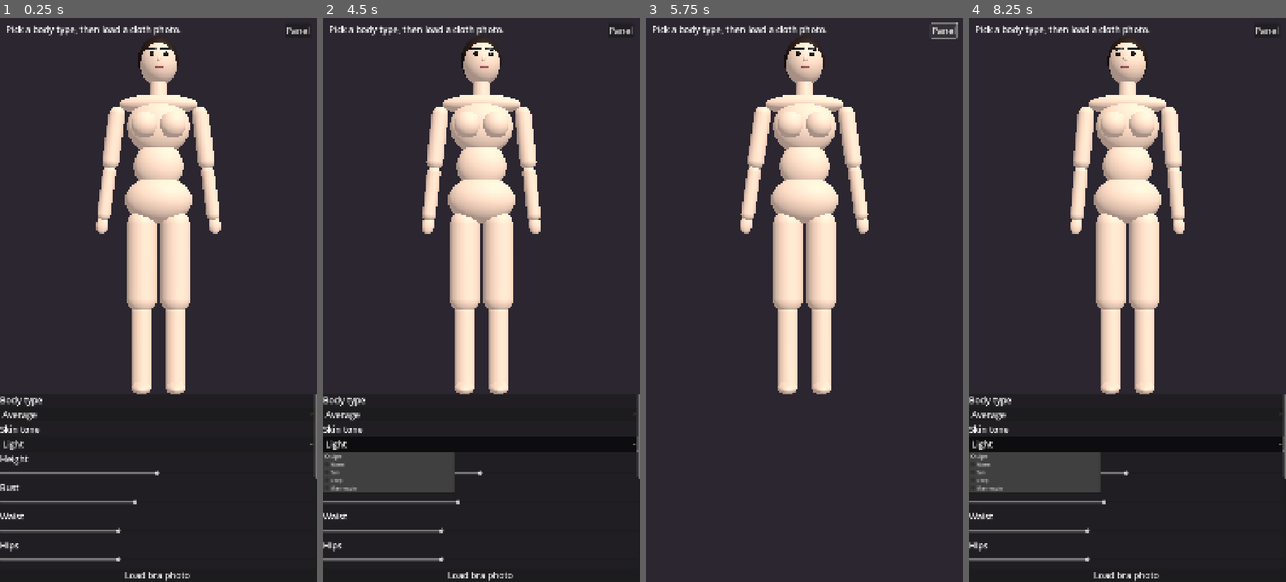
Above: before the commit, frames 1-4 (left to right).
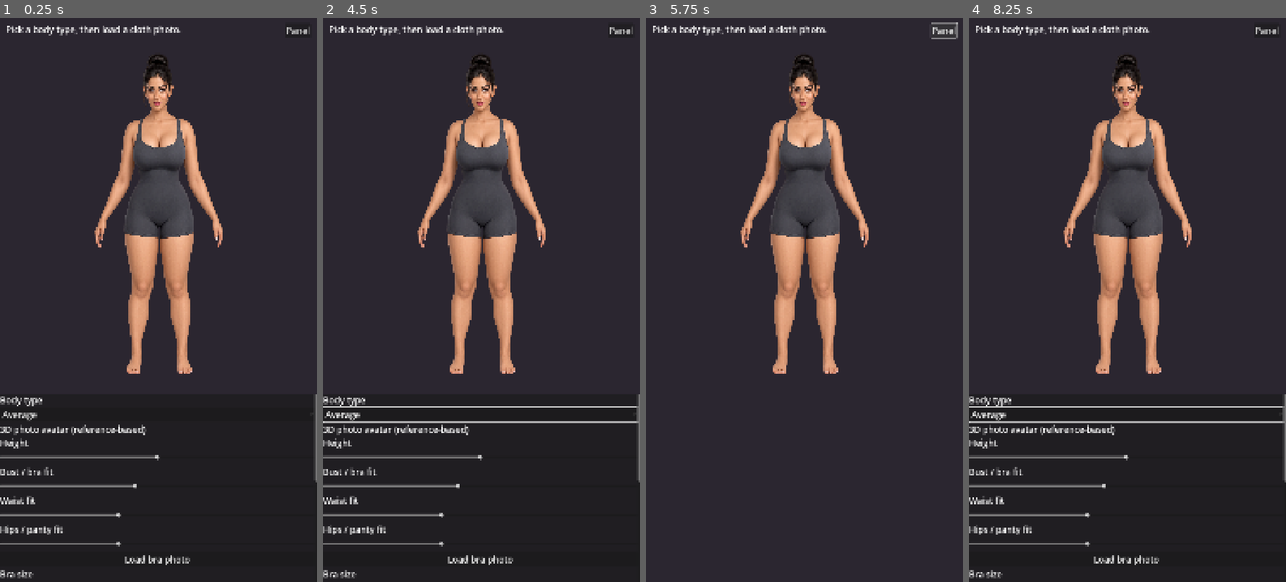
Above: after the commit, the same moments.

Repository: asiangirlzga/tryon
Game: Godot game, scene res://main.tscn
Same seed, same stepped clock (60 frames per second), same inputs: the game is played once before the commit and once after it.
Inputs (mouse positions are in pixels of both pictures, inside the frame that each line leads up to):
- Up to frame 1 (0.25 s): no input
- Up to frame 2 (4.5 s): click (481, 446) at 0.5 s, where only the run before the commit has a clickable "Light"; click "Panel" at 1.25 s; click "Panel" at 2 s; click "Average" at 2.75 s; click "Average" at 3.5 s; click (481, 446) at 4.25 s, where only the run before the commit has a clickable "Light"
- Up to frame 3 (5.75 s): click "Panel" at 5 s
- Up to frame 4 (8.25 s): move the mouse to (1197, 271) at 5.77 s; tap Enter at 6.5 s; move the mouse to (1064, 328) at 6.52 s; click "Average" at 7.25 s; click (1127, 446) at 8 s, where only the run before the commit has a clickable "Light"

The runs differ from the first frame. In frame 1, 16% of the frame differs, in the area x 0-100%, y 4-100%; in frame 2, 18%; in frame 3, 13%; in frame 4, 18%.

Commit message:
Add files via upload

Diff:
--- a/main.gd
+++ b/main.gd
@@ -15,27 +15,12 @@
 const SLOTS := ["bra", "panty"]
 const MAX_SIDE := 400
 
-var skins := {
-	"Light": Color("e8c9b0"),
-	"Warm": Color("d9a982"),
-	"Tan": Color("b9845c"),
-	"Deep": Color("7a4e35"),
-	"Mannequin": Color("d8d2cc"),
-}
+const AVATAR_TEXTURE_PATH := "res://assets/avatar_3d.png"
 
 # scene parts
 var figure: Node3D
 var cam: Camera3D
-var body_mat: StandardMaterial3D
-var bust_l: MeshInstance3D
-var bust_r: MeshInstance3D
-var waist_n: MeshInstance3D
-var hips_n: MeshInstance3D
-var thigh_l: Node3D
-var thigh_r: Node3D
-var arm_l: Node3D
-var arm_r: Node3D
-var head_n: Node3D
+var avatar_sprite: MeshInstance3D
 
 # shape state
 var height_k := 1.0
@@ -129,91 +114,31 @@
 
 
 func build_mannequin() -> void:
+	# Transparent image-based avatar displayed on a 3D quad.
 	figure = Node3D.new()
 	add_child(figure)
-	body_mat = mat(skins["Light"], 0.65)
-	var hair_mat := mat(Color("241915"), 0.5)
-	var dark := mat(Color("15110f"), 0.4)
-	var lip := mat(Color("a8525a"), 0.5)
-
-	# torso (smooth, featureless, like a dress form)
-	ell(figure, Vector3(0.16, 0.14, 0.10), Vector3(0, 1.32, 0), body_mat)
-	ell(figure, Vector3(0.20, 0.05, 0.07), Vector3(0, 1.43, 0), body_mat)
-	waist_n = ell(figure, Vector3(0.125, 0.12, 0.085), Vector3(0, 1.12, 0), body_mat)
-	hips_n = ell(figure, Vector3(0.17, 0.12, 0.115), Vector3(0, 0.95, 0), body_mat)
-	bust_l = ell(figure, Vector3(0.065, 0.065, 0.055), Vector3(0.07, 1.31, 0.085), body_mat)
-	bust_r = ell(figure, Vector3(0.065, 0.065, 0.055), Vector3(-0.07, 1.31, 0.085), body_mat)
-
-	# neck
-	var neck := MeshInstance3D.new()
-	var cm := CylinderMesh.new()
-	cm.top_radius = 0.04
-	cm.bottom_radius = 0.045
-	cm.height = 0.12
-	neck.mesh = cm
-	neck.material_override = body_mat
-	neck.position = Vector3(0, 1.5, 0)
-	figure.add_child(neck)
-
-	# head with a simple stylized face
-	head_n = Node3D.new()
-	head_n.position = Vector3(0, 1.64, 0)
-	figure.add_child(head_n)
-	ell(head_n, Vector3(0.095, 0.115, 0.10), Vector3.ZERO, body_mat)
-	ell(head_n, Vector3(0.103, 0.12, 0.108), Vector3(0, 0.017, -0.02), hair_mat)
-	ell(head_n, Vector3(0.05, 0.05, 0.05), Vector3(0, 0.09, -0.09), hair_mat)
-	for s in [-1.0, 1.0]:
-		ell(head_n, Vector3(0.012, 0.012, 0.012), Vector3(0.035 * s, 0.015, 0.092), dark)
-		ell(head_n, Vector3(0.03, 0.005, 0.006), Vector3(0.037 * s, 0.042, 0.09), dark)
-	ell(head_n, Vector3(0.012, 0.014, 0.012), Vector3(0, -0.012, 0.1), body_mat)
-	ell(head_n, Vector3(0.022, 0.006, 0.006), Vector3(0, -0.048, 0.094), lip)
-
-	# arms
-	for s in [-1.0, 1.0]:
-		var arm := Node3D.new()
-		arm.position = Vector3(0.205 * s, 1.42, 0)
-		figure.add_child(arm)
-		limb(arm, 0.042, 0.32, body_mat)
-		var fore := Node3D.new()
-		fore.position = Vector3(0, -0.30, 0)
-		arm.add_child(fore)
-		limb(fore, 0.034, 0.28, body_mat)
-		ell(fore, Vector3(0.03, 0.045, 0.02), Vector3(0, -0.3, 0), body_mat)
-		if s > 0.0:
-			arm_l = arm
-		else:
-			arm_r = arm
-
-	# legs
-	for s in [-1.0, 1.0]:
-		var th := Node3D.new()
-		th.position = Vector3(0.085 * s, 0.9, 0)
-		figure.add_child(th)
-		limb(th, 0.075, 0.52, body_mat)
-		var sh := Node3D.new()
-		sh.position = Vector3(0, -0.46, 0)
-		th.add_child(sh)
-		limb(sh, 0.052, 0.46, body_mat)
-		ell(sh, Vector3(0.05, 0.03, 0.1), Vector3(0, -0.43, 0.04), body_mat)
-		if s > 0.0:
-			thigh_l = th
-		else:
-			thigh_r = th
+	avatar_sprite = MeshInstance3D.new()
+	var avatar_quad := QuadMesh.new()
+	avatar_quad.size = Vector2(0.92, 1.62)
+	avatar_sprite.mesh = avatar_quad
+	var avatar_texture := load(AVATAR_TEXTURE_PATH) as Texture2D
+	var avatar_material := StandardMaterial3D.new()
+	avatar_material.albedo_texture = avatar_texture
+	avatar_material.transparency = BaseMaterial3D.TRANSPARENCY_ALPHA
+	avatar_material.alpha_scissor_threshold = 0.05
+	avatar_material.shading_mode = BaseMaterial3D.SHADING_MODE_UNSHADED
+	avatar_material.cull_mode = BaseMaterial3D.CULL_DISABLED
+	avatar_material.texture_filter = BaseMaterial3D.TEXTURE_FILTER_LINEAR_WITH_MIPMAPS
+	avatar_sprite.material_override = avatar_material
+	avatar_sprite.position = Vector3(0, 0.88, 0)
+	figure.add_child(avatar_sprite)
 
 
 func apply_shape() -> void:
+	# Height scales the complete image-based avatar. Fit controls resize garments.
 	figure.scale = Vector3.ONE * height_k
-	bust_l.scale = Vector3(0.065, 0.065, 0.055) * bust_k
-	bust_r.scale = bust_l.scale
-	var bx := 0.07 + 0.012 * (bust_k - 1.0)
-	bust_l.position = Vector3(bx, 1.31, 0.085)
-	bust_r.position = Vector3(-bx, 1.31, 0.085)
-	waist_n.scale = Vector3(0.125 * waist_k, 0.12, 0.085 * lerpf(1.0, waist_k, 0.8))
-	hips_n.scale = Vector3(0.17 * hips_k, 0.12, 0.115 * lerpf(1.0, hips_k, 0.6))
-	thigh_l.position.x = 0.085 * hips_k
-	thigh_r.position.x = -0.085 * hips_k
-	for s in SLOTS:
-		update_garment(s)
+	for slot in SLOTS:
+		update_garment(slot)
 
 
 # ---------------------------------------------------------------- garments
@@ -532,19 +457,15 @@
 	presets.item_selected.connect(_on_preset)
 	box.add_child(presets)
 
-	var l2 := Label.new()
-	l2.text = "Skin tone"
-	box.add_child(l2)
-	var skin_opt := OptionButton.new()
-	for k in skins:
-		skin_opt.add_item(k)
-	skin_opt.item_selected.connect(_on_skin)
-	box.add_child(skin_opt)
+	var avatar_info := Label.new()
+	avatar_info.text = "3D photo avatar (reference-based)"
+	avatar_info.autowrap_mode = TextServer.AUTOWRAP_WORD_SMART
+	box.add_child(avatar_info)
 
 	sl_height = add_slider(box, "Height", 0.85, 1.15, 1.0, _set_height)
-	sl_bust = add_slider(box, "Bust", 0.7, 1.4, 1.0, _set_bust)
-	sl_waist = add_slider(box, "Waist", 0.7, 1.5, 1.0, _set_waist)
-	sl_hips = add_slider(box, "Hips", 0.7, 1.5, 1.0, _set_hips)
+	sl_bust = add_slider(box, "Bust / bra fit", 0.7, 1.4, 1.0, _set_bust)
+	sl_waist = add_slider(box, "Waist fit", 0.7, 1.5, 1.0, _set_waist)
+	sl_hips = add_slider(box, "Hips / panty fit", 0.7, 1.5, 1.0, _set_hips)
 
 	var b_bra := Button.new()
 	b_bra.text = "Load bra photo"
@@ -608,10 +529,6 @@
 	sl_hips.value = v[3]
 
 
-func _on_skin(idx: int) -> void:
-	body_mat.albedo_color = skins.values()[idx]
-
-
 func _set_height(v: float) -> void:
 	height_k = v
 	apply_shape()
@@ -677,11 +594,6 @@
 	t += delta
 	if auto_turn:
 		figure.rotation.y += delta * 0.6
-	var sway := sin(t * 1.3) * 0.03
-	arm_l.rotation.z = 0.12 + sway
-	arm_r.rotation.z = -0.12 - sway
-	head_n.rotation.z = sin(t * 0.8) * 0.04
-	head_n.rotation.y = sin(t * 0.5) * 0.12
 
 
 func _unhandled_input(ev: InputEvent) -> void:
--- a/project.godot
+++ b/project.godot
@@ -2,7 +2,7 @@
 
 [application]
 
-config/name="TryOn Mannequin"
+config/name="TryOn 3D Photo Avatar"
 run/main_scene="res://main.tscn"
 config/features=PackedStringArray("4.5", "GL Compatibility")
 
Binary file added: assets/avatar_3d.png
